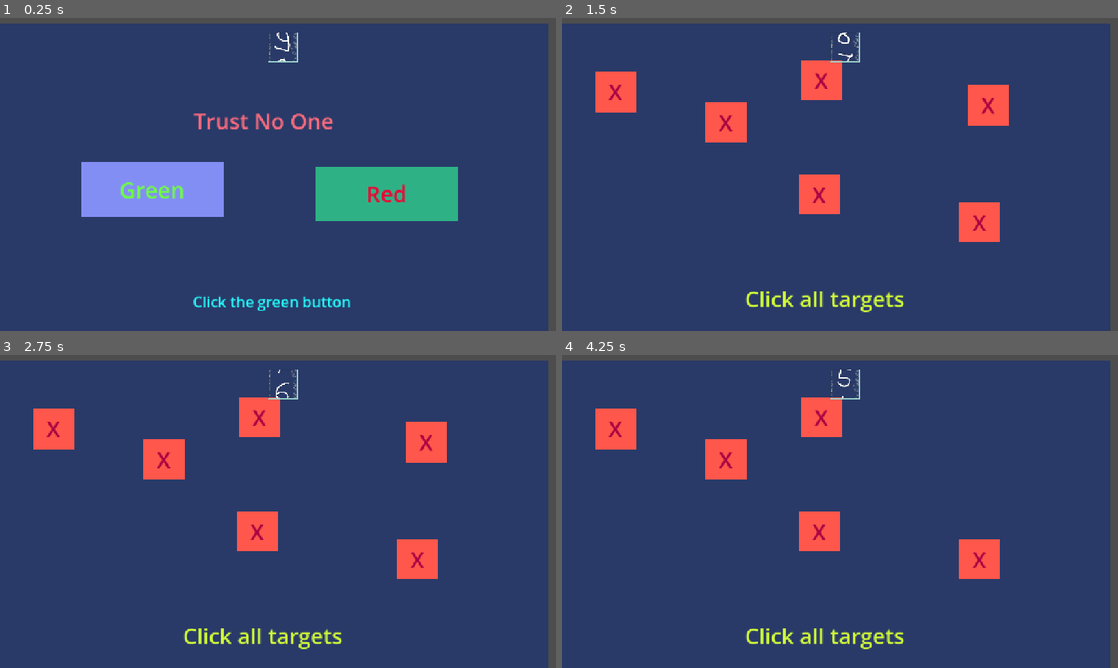
Above: before the commit, frames 1-4 (two rows, left to right).
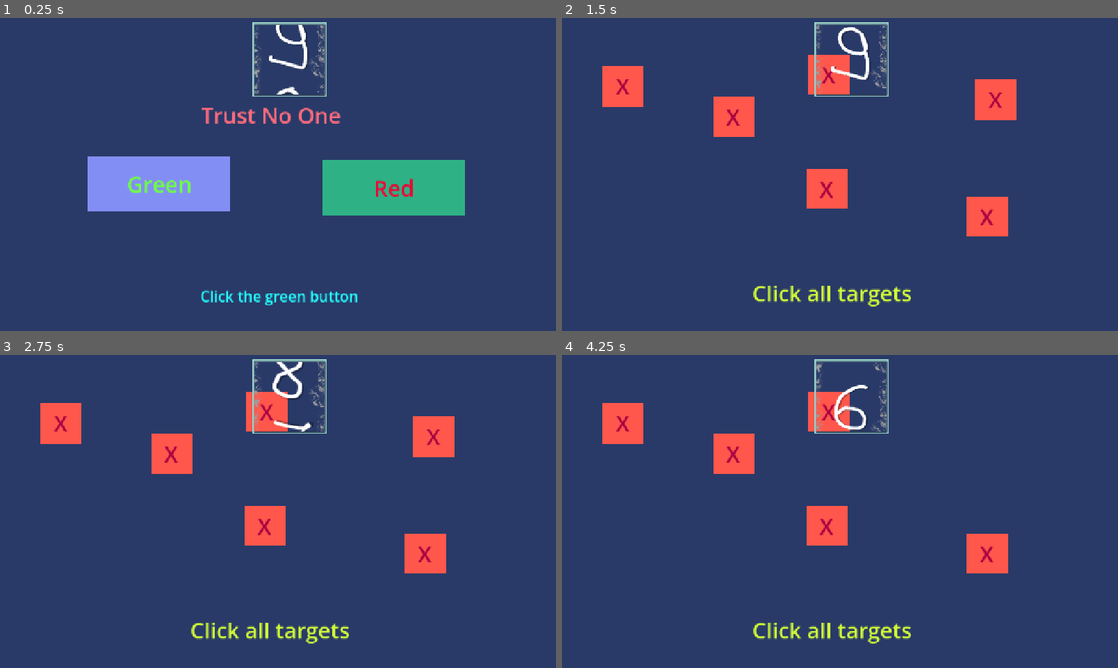
Above: after the commit, the same moments.

Repository: MisterIXI/gmtk26
Game: Godot game, scene res://scenes/__game/main.tscn
The game is run twice, just before and just after one commit, with the same random seed, the same clock (stepped at 60 frames per second) and the same inputs.
Inputs:
- Up to frame 1 (0.25 s): no input
- Up to frame 2 (1.5 s): click "Green" at 0.5 s
- Up to frame 3 (2.75 s): no input
- Up to frame 4 (4.25 s): click "X" at 3.5 s

The runs differ from the first frame. In frame 1, 9.3% of the frame differs, in the area x 0-100%, y 0-100%; in frame 2, 9.1%; in frame 3, 9.1%; in frame 4, 8.4%.

Commit message:
brain is broken shit code

Diff:
--- /dev/null
+++ b/conponents/transition/color_transition.gd
@@ -0,0 +1,31 @@
+extends ColorRect
+class_name ColorTransition
+@export var animation_duration : float = 0.4
+
+signal half
+signal full
+
+func _ready() -> void:
+	process_mode = PROCESS_MODE_ALWAYS
+	visibility_changed.connect(_on_visibility_changed)
+
+
+func _on_visibility_changed() -> void:
+	if visible:
+		modulate.a = 0
+		var tween = create_tween()
+		tween.set_trans(Tween.TRANS_CUBIC)
+		tween.set_ease(Tween.EASE_OUT)
+		tween.tween_property(self, "modulate:a", 1, animation_duration)
+
+		await tween.finished
+		half.emit()
+		tween.kill()
+		tween = create_tween()
+		tween.set_trans(Tween.TRANS_CUBIC)
+		tween.set_ease(Tween.EASE_IN)
+		tween.tween_property(self, "modulate:a", 0, animation_duration)
+		await tween.finished
+		hide()
+
+		full.emit()
--- /dev/null
+++ b/global/countdown/countdown.gd
@@ -0,0 +1,52 @@
+extends Node
+
+@export_group("Settings")
+@export_range(1, 20, 1) var base_time : float = 5
+@export_range(1.0, 2.0)  var mult_mult : float = 1.1
+
+
+var current_mult : float = 1
+var max_time : float = base_time
+var remaining_time : float = base_time
+var running : bool = false
+
+signal ended
+
+
+func reset() -> void:
+	max_time = base_time / current_mult
+	remaining_time = max_time
+
+
+func start() -> void:
+	running = true
+
+
+func pause() -> void:
+	running = false
+
+
+func unpause() -> void:
+	running = true
+
+
+func full_reset() -> void:
+	current_mult = 1
+
+
+func increase_speed() -> void:
+	current_mult = current_mult * mult_mult
+
+
+func decrease_speed() -> void:
+	current_mult = current_mult / mult_mult
+
+
+func _process(delta: float) -> void:
+	if not running:
+		return
+	remaining_time -= delta
+
+	if remaining_time < 0:
+		ended.emit()
+		running = false
--- a/global/director/director.gd
+++ b/global/director/director.gd
@@ -3,16 +3,22 @@
 @export_group("Games")
 @export var games : Array[PackedScene]
 
+@export_group("General")
+@export var transition : ColorTransition
+
 var _playlist: Array[PackedScene] = []
 var _current_game : Node
 var _last_game_name : String = ""
+
 
 func _enter_tree() -> void:
 	for game in games:
 		if not game:
 			games.erase(game)
 
+	# show overland start animation
 	_change_game()
+	_start_game()
 
 
 func _pick_random() -> Node:
@@ -41,26 +47,57 @@
 	if game.has_signal("lose"):
 		game.lose.connect(_lose_game.bind(game))
 
-	# if game.has_signal("pause_timer"):
-	# 	game.pause_timer.connect(_pause_timer.bind(game))
+	if game.has_signal("pause_countdown"):
+		game.pause_countdown.connect(_pause_countdown.bind(game))
 	return true
 
 
-func _change_game():
+func _kill_game():
+	Countdown.pause()
 	if _current_game:
 		_current_game.hide()
 		_current_game.queue_free()
 
+
+func _change_game():
+	Countdown.reset()
+	_kill_game()
+
 	_current_game = _pick_random()
 	if not _subscribe_to_signals(_current_game):
 		_change_game()
+	_stop_game()
+
+
+func _stop_game():
+	_current_game.process_mode = Node.PROCESS_MODE_DISABLED
+
+
+func _start_game():
+	_current_game.process_mode = Node.PROCESS_MODE_INHERIT
+	Countdown.start()
 
 
 func _win_game(game):
 	if game == _current_game:
+		transition.show()
+		await transition.half
 		_change_game()
+		# overland +1 and show animation
+		await transition.full
+
+		_start_game()
 
 
 func _lose_game(game):
 	if game == _current_game:
-		_change_game()
+		transition.show()
+		await transition.half
+		_kill_game()
+		#open lose screen
+		await transition.full
+
+
+func _pause_countdown(game):
+	if game == _current_game:
+		Countdown.pause()
--- a/global/director/director.tscn
+++ b/global/director/director.tscn
@@ -3,7 +3,21 @@
 [ext_resource type="Script" uid="uid://cikutlb7gggtp" path="res://global/director/director.gd" id="1_qrax7"]
 [ext_resource type="PackedScene" uid="uid://ddunic6mw3kam" path="res://scenes/_debug/oli/testgame_trust.tscn" id="2_m0oic"]
 [ext_resource type="PackedScene" uid="uid://uo0vp31pbfwk" path="res://scenes/_debug/oli/testgame_aim.tscn" id="3_hs0oa"]
+[ext_resource type="Script" uid="uid://d2pbdwpviohlk" path="res://conponents/transition/color_transition.gd" id="4_hs0oa"]
 
-[node name="Director" type="Node" unique_id=363474150]
+[node name="Director" type="Node" unique_id=363474150 node_paths=PackedStringArray("transition")]
 script = ExtResource("1_qrax7")
-games = Array[PackedScene]([ExtResource("2_m0oic"), ExtResource("3_hs0oa"), null])
+games = Array[PackedScene]([ExtResource("2_m0oic"), ExtResource("3_hs0oa")])
+transition = NodePath("ColorTransition")
+
+[node name="ColorTransition" type="ColorRect" parent="." unique_id=253088582]
+visible = false
+z_index = 4096
+anchors_preset = 15
+anchor_right = 1.0
+anchor_bottom = 1.0
+grow_horizontal = 2
+grow_vertical = 2
+color = Color(0.14901961, 0.16862746, 0.26666668, 1)
+script = ExtResource("4_hs0oa")
+metadata/_custom_type_script = "uid://d2pbdwpviohlk"
--- a/project.godot
+++ b/project.godot
@@ -18,6 +18,7 @@
 [autoload]
 
 Director="*uid://do5lut5c7nnx"
+Countdown="*uid://dufqcuyap88sb"
 
 [display]
 
--- a/scenes/__game/main.tscn
+++ b/scenes/__game/main.tscn
@@ -4,9 +4,26 @@
 
 [node name="Main" type="Node2D" unique_id=182831752]
 
+[node name="Background" type="ColorRect" parent="." unique_id=443986363]
+z_index = -1
+custom_minimum_size = Vector2(25.316, 16.574)
+anchors_preset = 15
+anchor_right = 1.0
+anchor_bottom = 1.0
+offset_left = -560.0
+offset_top = -625.0
+offset_right = 2227.0
+offset_bottom = 1176.0
+grow_horizontal = 2
+grow_vertical = 2
+mouse_filter = 2
+color = Color(0.22745098, 0.26666668, 0.4, 1)
+metadata/_edit_lock_ = true
+
 [node name="countdown" parent="." unique_id=1272253409 instance=ExtResource("1_ofrgl")]
-position = Vector2(668, 54)
-scale = Vector2(0.51, 0.51)
+position = Vector2(667, 96.00001)
+scale = Vector2(1.265, 1.265)
 
 [node name="Camera2D" type="Camera2D" parent="." unique_id=1107414062]
-position = Vector2(657, 347)
+position = Vector2(640, 360)
+metadata/_edit_lock_ = true
--- a/scenes/_debug/oli/testgame_aim.gd
+++ b/scenes/_debug/oli/testgame_aim.gd
@@ -5,7 +5,7 @@
 
 signal win
 # signal lose
-# signal pause_timer
+# signal pause_countdown
 
 func _ready() -> void:
 	for target in target_buttons:
--- a/scenes/_debug/oli/testgame_trust.gd
+++ b/scenes/_debug/oli/testgame_trust.gd
@@ -6,7 +6,7 @@
 
 signal win
 signal lose
-# signal pause_timer
+# signal pause_countdown
 
 func _ready() -> void:
 	win_button.pressed.connect(win.emit)
--- a/scenes/ui/countdown.gd
+++ b/scenes/ui/countdown.gd
@@ -1,28 +1,21 @@
 extends Node2D
 
-signal timer_timeout()
 const FRAME_SIZE: float =128.0
 
-@export var countdown_time : float  = 9.0
-
 @onready var sprite : Sprite2D  =$Sprite2D
-@onready var timer : Timer = $Timer
 @onready var audio_stream_player :AudioStreamPlayer =$AudioStreamPlayer
 
-var last_second: int = 0
 var accumulator : float = 0.0
-# Called when the node enters the scene tree for the first time.
+
+
 func _ready() -> void:
-	#region enabled
 	sprite.region_enabled = true
-	timer.wait_time =  countdown_time
-	timer.start()
+
 
 func _process(_delta: float) -> void:
-	if timer.is_stopped():
-		return
 	#calculate elapsed time
-	var elapsed : float = countdown_time - timer.time_left
+	var elapsed : float = Countdown.max_time - Countdown.remaining_time
+	# print("Elapsed: %s; Max: %s; Remaining: %s" % [elapsed, Countdown.max_time, Countdown.remaining_time])
 	#calculate scroll pixels
 	var scroll_pixel : float  = elapsed * FRAME_SIZE
 	# change offset
@@ -36,11 +29,14 @@
 		128.0
 	)
 
+	if not Countdown.running:
+		return
+
 	update_sound(_delta)
 
+
 func update_sound(_delta : float) ->void:
-
-	var _interval : float  = lerp(0.08, 1.0,timer.time_left / countdown_time)
+	var _interval : float  = lerp(0.08, 1.0, Countdown.remaining_time / Countdown.max_time)
 
 	# add accumulator for interval
 	accumulator +=  _delta
@@ -49,6 +45,3 @@
 		#Play Sound
 		if audio_stream_player:
 			audio_stream_player.play()
-
-func _on_timer_timeout() ->void:
-	timer_timeout.emit()
Not shown, added: conponents/transition/color_transition.gd.uid
Not shown, added: global/countdown/countdown.gd.uid
